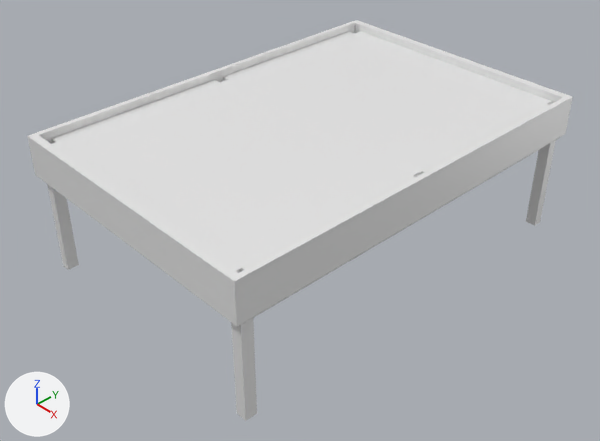
An edit to the Blender file models/blender_files/Table_File/Pool_Table.blend, drawn before and after from the same camera.
One viewpoint serves both versions: a 50 mm camera at (14.87, -14.44, 10.71) aimed at (0.22, -0.66, -2.7). The lights are fixed; the arrows at lower left show +X, +Y and +Z.
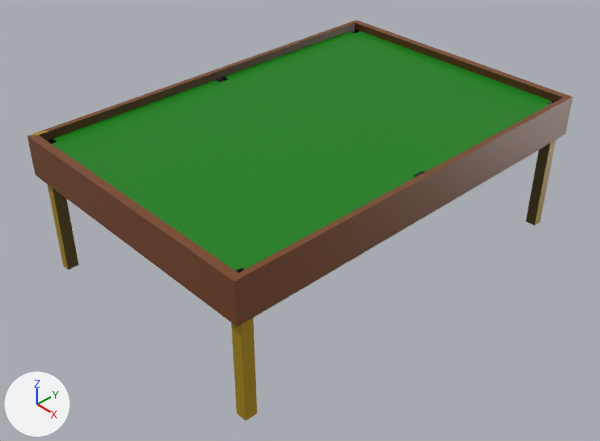
Pixel boxes (x1, y1, x2, y2) of what changed, in the pictures (600 x 441 px):
'Cube', recoloured, surface changed
    both: (27, 20, 573, 421)
part 1 of me_cube, recoloured
    both: (28, 131, 48, 136)
part 2 of me_cube, surface changed
    both: (27, 20, 573, 421)

The edits, one by one:
Picture 'Wood.png' (img_wood_png) is new.
Picture 'Table_Top.png' (img_table_top_png) is new.
Material 'Table_Wood' (mat_table_wood) is new.
Its texture is img_wood_png.
Its roughness is 0.4.
Material 'Pool_Table' (mat_pool_table) is new.
Its texture is img_table_top_png.
me_cube has 116 vertices, 110 faces and spans x -1.0..1.0, y -1.0..1.0, z -10.42..1.0.
me_cube is used by ob_cube; location (0.0, 0.0, 0.0); scale (4.29, 6.3, 0.377).
me_cube part 1: 73 of the faces centred in x -1.0..1.0, y -1.0..1.0, z -10.42..1.0 switch from mat_material (white #e7e7e7) to mat_table_wood (picture img_wood_png).
me_cube part 2: texture (UV) coordinates of 108 of 110 faces, centred in x -1.0..1.0, y -1.0..1.0, z -10.42..1.0, changed; they spanned u 0.12..0.88, v 0.0..1.0 and now span u 0.13..0.95, v 0.03..0.95.
me_cube now uses material mat_pool_table (picture img_table_top_png).
